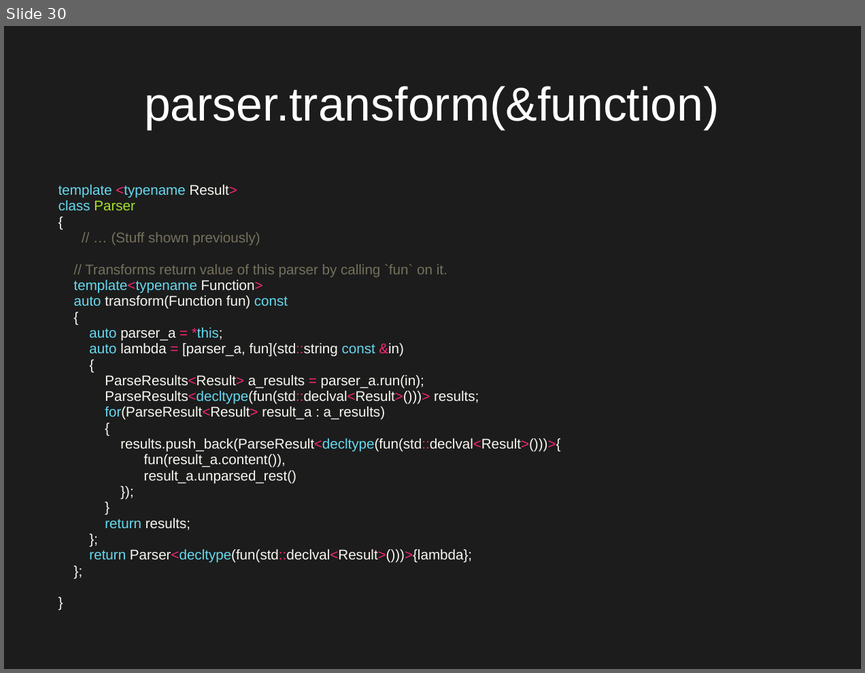
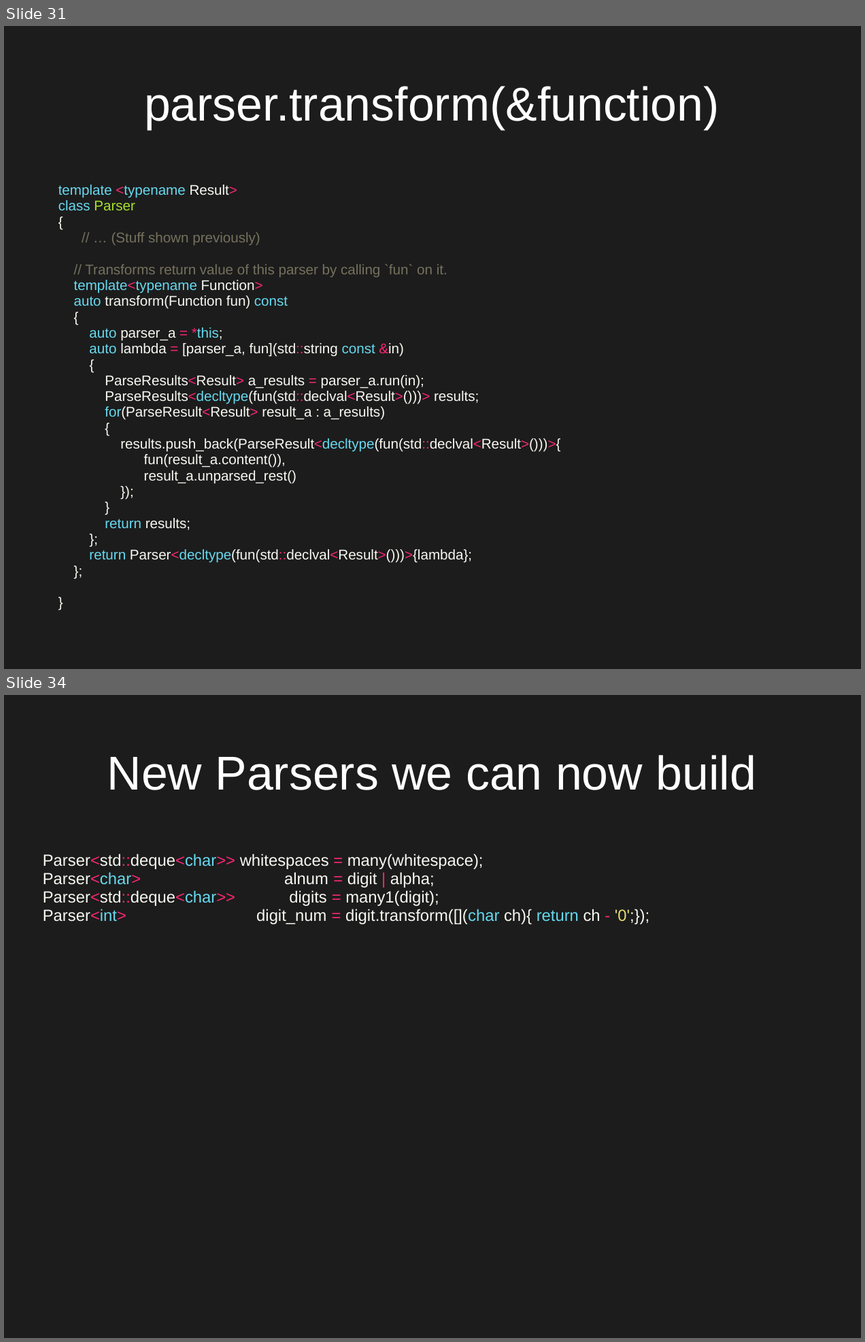
Before and after one commit to Qqwy/cc_pc, a slide deck: presentation2.odp. Shown one above the other, each under a label of ours: slide 30 before the commit, slides 31 and 34 after it; the slides between them are not shown. The pictures are 865x673 and 865x1342 pixels, drawn with LibreOffice and Linux fonts; fonts in the diff are those of the drawing. Boxes give left, top, right and bottom in pixels: in the first picture for what was removed or moved away, otherwise in the second. Text is boxed around its words. In the diff, an @@ line names an element or a change of style, - is before the commit and + after.

```diff
--- a/presentation2.odp
+++ b/presentation2.odp
@@ slide 34 added at <box>4,695,861,1338</box>, background #1C1C1C @@
@@ title added at <box>107,755,755,790</box>, 44 pt, text #FFFFFF @@
+New Parsers we can now build
@@ text added at <box>43,853,649,924</box>, 15 pt, text #F8F8F2 @@
+Parser<std::deque<char>> whitespaces = many(whitespace);
+Parser<char> alnum = digit | alpha;
+Parser<std::deque<char>> digits = many1(digit);
+Parser<int> digit_num = digit.transform([](char ch){ return ch - '0';});
@@ what was slide 30 is now slide 31 @@
```
Also in this commit, not shown: 2 slides changed, 5 other slides added, 3 other files.
